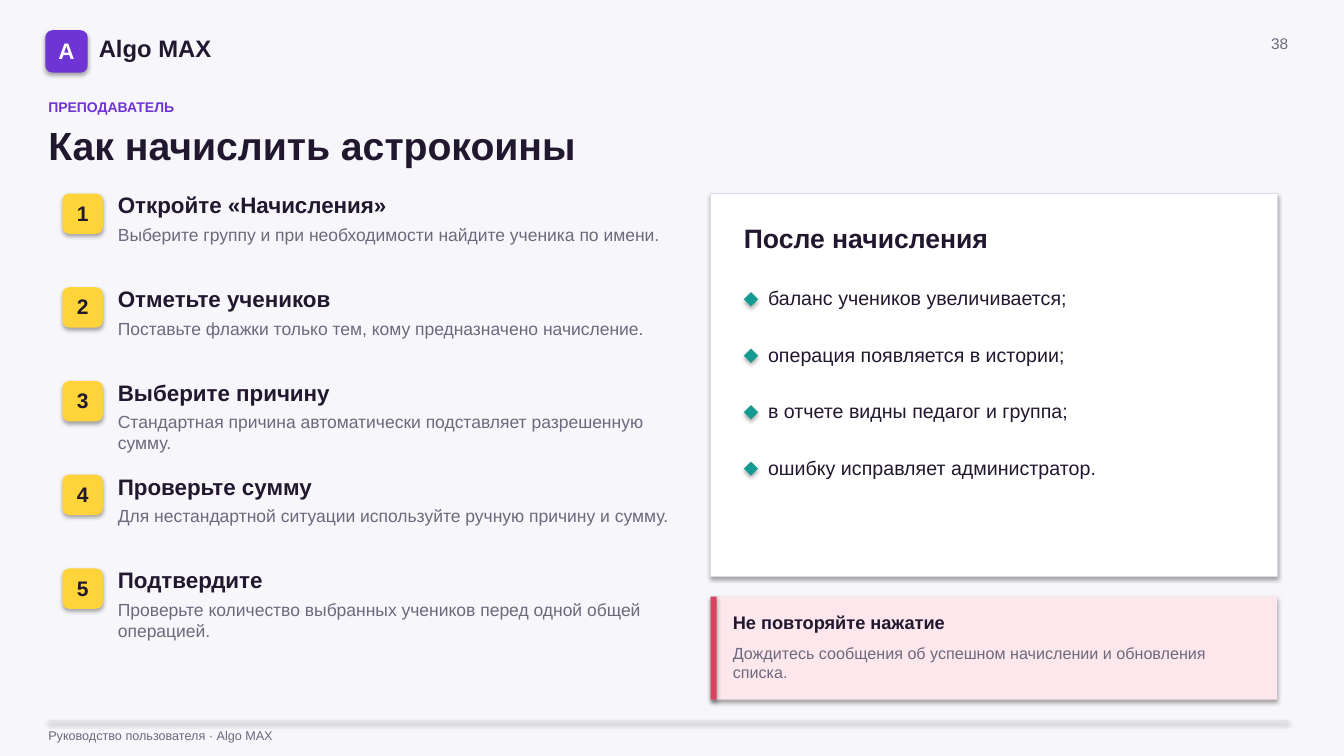
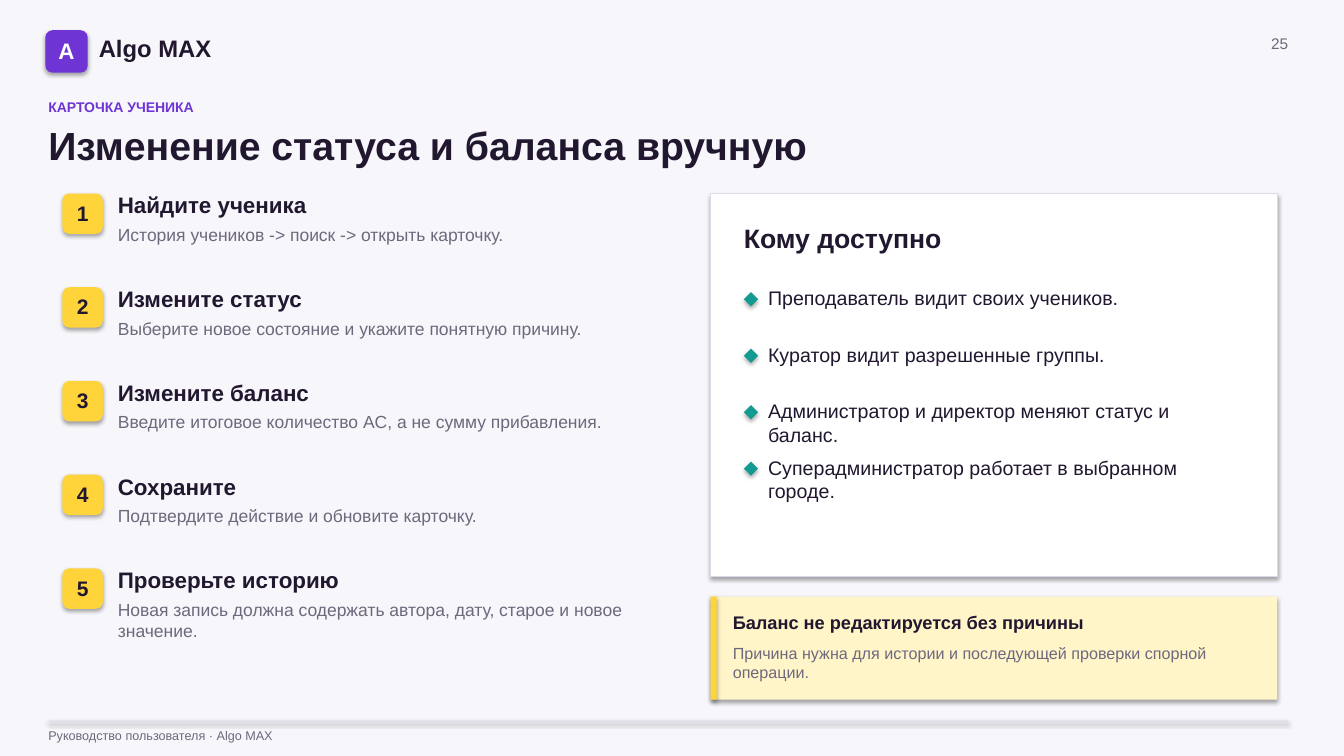
Before and after one commit to ImDoubleU/algo-bot-max, a slide deck: slide 25 of docs/Algo_MAX_Руководство_по_ролям.pptx (slide 38 before the commit). Drawn at 1344x756 pixels with LibreOffice and Linux fonts; fonts in the diff are those of the drawing. Boxes give left, top, right and bottom in pixels: in the first picture for what was removed or moved away, otherwise in the second. Text is boxed around its words. In the diff, an @@ line names an element or a change of style, - is before the commit and + after.

```diff
--- a/docs/Algo_MAX_Руководство_по_ролям.pptx
+++ b/docs/Algo_MAX_Руководство_по_ролям.pptx
@@ text at (1271,38,1288,49): text changed @@
-38
+25
@@ text at (48,102,194,112): text changed @@
-ПРЕПОДАВАТЕЛЬ
+КАРТОЧКА УЧЕНИКА
@@ text at (48,131,807,168): text changed @@
-Как начислить астрокоины
+Изменение статуса и баланса вручную
@@ text at (118,196,307,218): text changed @@
-Откройте «Начисления»
+Найдите ученика
@@ text at (118,229,503,245): text changed @@
-Выберите группу и при необходимости найдите ученика по имени.
+История учеников -> поиск -> открыть карточку.
@@ text at (744,229,941,253): text changed @@
-После начисления
+Кому доступно
@@ text at (118,291,302,312): text changed @@
-Отметьте учеников
+Измените статус
@@ text at (768,291,1118,309): text changed @@
-баланс учеников увеличивается;
+Преподаватель видит своих учеников.
@@ text at (118,322,581,339): text changed @@
-Поставьте флажки только тем, кому предназначено начисление.
+Выберите новое состояние и укажите понятную причину.
@@ text at (768,348,1105,366): text changed @@
-операция появляется в истории;
+Куратор видит разрешенные группы.
@@ text at (118,384,309,402): text changed @@
-Выберите причину
+Измените баланс
@@ text at (118,415,602,432): text changed @@
-Стандартная причина автоматически подставляет разрешенную сумму.
+Введите итоговое количество AC, а не сумму прибавления.
@@ text at (768,404,1169,443): text changed @@
-в отчете видны педагог и группа;
+Администратор и директор меняют статус и баланс.
@@ text at (118,479,236,500): text changed @@
-Проверьте сумму
+Сохраните
@@ text at (768,460,1177,502): text changed @@
-ошибку исправляет администратор.
+Суперадминистратор работает в выбранном городе.
@@ text at (118,509,477,526): text changed @@
-Для нестандартной ситуации используйте ручную причину и сумму.
+Подтвердите действие и обновите карточку.
@@ text at (118,572,339,593): text changed @@
-Подтвердите
+Проверьте историю
@@ rectangle at (711,597,1277,700): fill #FCE7EC to #FFF5C9 @@
@@ rectangle at (711,597,717,700): fill #D94261 to #FFD43B @@
@@ text at (118,604,622,637): text changed @@
-Проверьте количество выбранных учеников перед одной общей операцией.
+Новая запись должна содержать автора, дату, старое и новое значение.
@@ text at (733,615,1083,633): text changed @@
-Не повторяйте нажатие
+Баланс не редактируется без причины
@@ text at (733,647,1207,681): text changed @@
-Дождитесь сообщения об успешном начислении и обновления списка.
+Причина нужна для истории и последующей проверки спорной операции.
```
Also in this commit, not shown: 6 other slides changed, 33 slides added, 90 slides removed, 28 other files.
